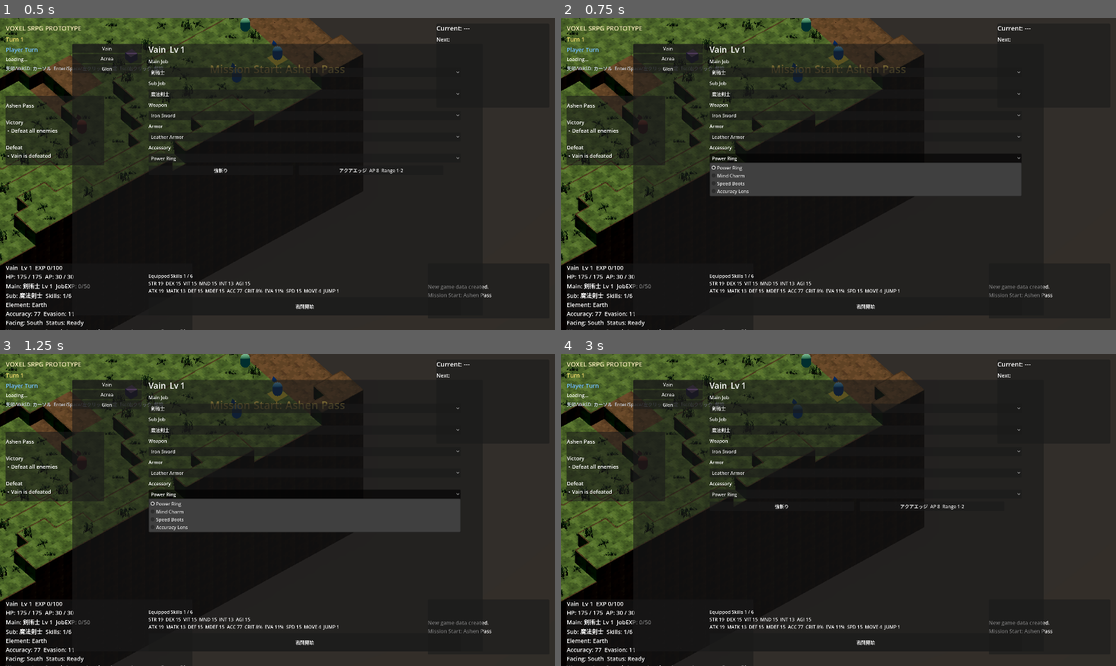
Above: before the commit, frames 1-4 (two rows, left to right).
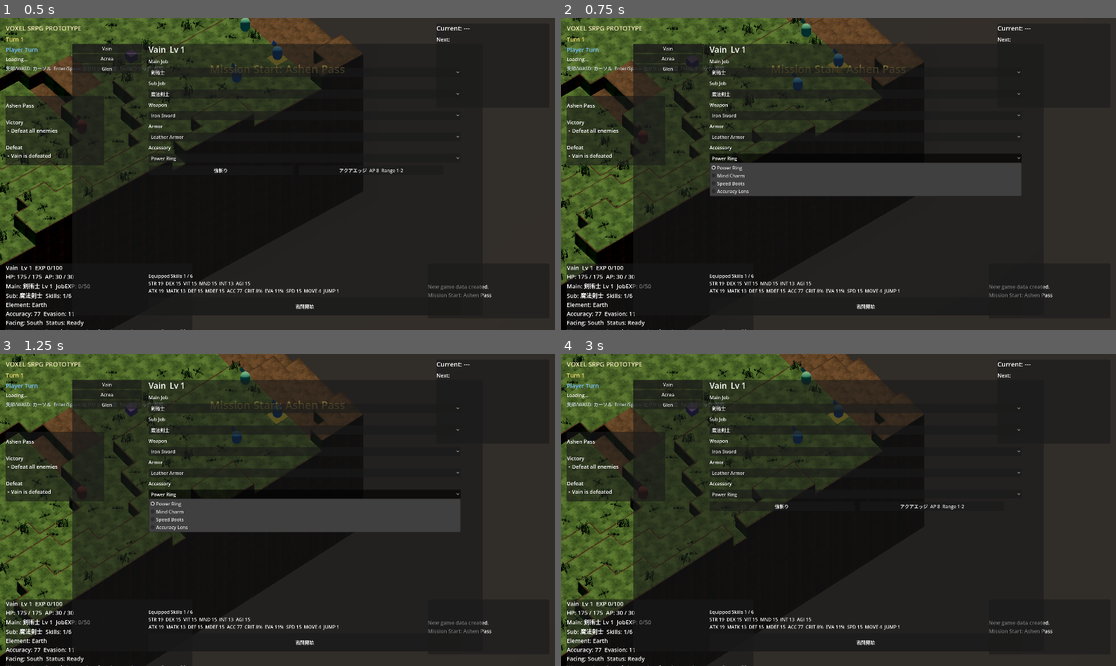
Above: after the commit, the same moments.

Repository: nomtan/srpg-test2
Game: Godot game, scene res://Main.tscn
Same seed, same stepped clock (60 frames per second), same inputs: the game is played once before the commit and once after it.
Inputs (mouse positions are in pixels of both pictures, inside the frame that each line leads up to):
- Up to frame 1 (0.5 s): no input
- Up to frame 2 (0.75 s): tap Enter (ui_accept) at 0.5 s; move the mouse to (960, 158) at 0.52 s; hold Right (ui_right) from 0.53 s (still down); tap R at 0.6 s; click (960, 158) at 0.67 s
- Up to frame 3 (1.25 s): keep holding Right (ui_right); tap Enter (ui_accept) at 0.77 s; tap F at 0.8 s
- Up to frame 4 (3 s): release Right (ui_right) at 1.25 s; tap Enter (ui_accept) at 1.25, 2, 2.75 s; drag from (727, 525) to (810, 572) at 1.27 s; move the mouse to (894, 441) at 2.02 s; hold Right (ui_right) 2.03-2.75 s; tap Q at 2.1 s; tap E at 2.3 s; drag from (810, 572) to (672, 463) at 2.77 s

Frame 1 is identical in both runs. In frame 2, 7.1% of the frame differs, in the area x 0-66%, y 0-86%; in frame 3, 12%; in frame 4, 12%, in the area x 0-66%, y 0-97%.

Commit message:
[mod] camera

Diff:
--- a/scripts/battle/battle_cursor.gd
+++ b/scripts/battle/battle_cursor.gd
@@ -74,7 +74,7 @@
 			_update_from_mouse(event.position)
 		return
 
-	# Q/E rotate the quarter view even while cursor actions are disabled.
+	# Q/E orbit horizontally; R/F raise and lower the viewing angle.
 	if _is_key(event, KEY_Q):
 		if camera_controller:
 			camera_controller.rotate_view(-1)
@@ -83,6 +83,16 @@
 	elif _is_key(event, KEY_E):
 		if camera_controller:
 			camera_controller.rotate_view(1)
+			get_viewport().set_input_as_handled()
+		return
+	elif _is_key(event, KEY_R):
+		if camera_controller:
+			camera_controller.tilt_view(1)
+			get_viewport().set_input_as_handled()
+		return
+	elif _is_key(event, KEY_F):
+		if camera_controller:
+			camera_controller.tilt_view(-1)
 			get_viewport().set_input_as_handled()
 		return
 
--- a/scripts/camera/camera_controller.gd
+++ b/scripts/camera/camera_controller.gd
@@ -7,6 +7,10 @@
 var focus_offset := Vector3(30.0, 46.8, -38.0)
 var focus_target := Vector3.ZERO
 var rotation_tween: Tween
+
+const TILT_STEP_DEGREES := 10.0
+const MIN_ELEVATION_DEGREES := 20.0
+const MAX_ELEVATION_DEGREES := 75.0
 
 
 func setup() -> Camera3D:
@@ -52,25 +56,57 @@
 func rotate_view(direction: int) -> void:
 	if not camera or direction == 0:
 		return
+	var start_offset := camera.position - focus_target
+	var angle := deg_to_rad(90.0 * float(direction))
+	var target_offset := start_offset.rotated(Vector3.UP, angle)
+	_start_orbit_tween(start_offset, target_offset)
+
+
+func tilt_view(direction: int) -> void:
+	if not camera or direction == 0:
+		return
+	var start_offset := camera.position - focus_target
+	var horizontal := Vector2(start_offset.x, start_offset.z)
+	if horizontal.is_zero_approx():
+		return
+	var radius := start_offset.length()
+	var elevation := rad_to_deg(atan2(start_offset.y, horizontal.length()))
+	var target_elevation := clampf(
+		elevation + TILT_STEP_DEGREES * float(direction),
+		MIN_ELEVATION_DEGREES,
+		MAX_ELEVATION_DEGREES
+	)
+	if is_equal_approx(target_elevation, elevation):
+		return
+	var elevation_radians := deg_to_rad(target_elevation)
+	var horizontal_direction := horizontal.normalized()
+	var horizontal_radius := cos(elevation_radians) * radius
+	var target_offset := Vector3(
+		horizontal_direction.x * horizontal_radius,
+		sin(elevation_radians) * radius,
+		horizontal_direction.y * horizontal_radius
+	)
+	_start_orbit_tween(start_offset, target_offset)
+
+
+func _start_orbit_tween(start_offset: Vector3, target_offset: Vector3) -> void:
 	if rotation_tween and rotation_tween.is_valid():
 		rotation_tween.kill()
-	var start_offset := camera.position - focus_target
-	var angle := deg_to_rad(90.0 * float(direction))
-	focus_offset = start_offset.rotated(Vector3.UP, angle)
+	focus_offset = target_offset
 	rotation_tween = create_tween()
 	rotation_tween.set_trans(Tween.TRANS_CUBIC).set_ease(Tween.EASE_IN_OUT)
 	rotation_tween.tween_method(
-		_apply_orbit_rotation.bind(start_offset, focus_target),
-		0.0,
-		angle,
+		_apply_orbit_offset.bind(focus_target),
+		start_offset,
+		target_offset,
 		0.3
 	)
 
 
-func _apply_orbit_rotation(angle: float, start_offset: Vector3, target: Vector3) -> void:
+func _apply_orbit_offset(offset: Vector3, target: Vector3) -> void:
 	if not camera:
 		return
-	camera.position = target + start_offset.rotated(Vector3.UP, angle)
+	camera.position = target + offset
 	camera.look_at(target, Vector3.UP)
 
 
--- a/scripts/map/showcase_map.gd
+++ b/scripts/map/showcase_map.gd
@@ -177,6 +177,12 @@
 			KEY_E:
 				camera_controller.rotate_view(1)
 				return
+			KEY_R:
+				camera_controller.tilt_view(1)
+				return
+			KEY_F:
+				camera_controller.tilt_view(-1)
+				return
 			_: return
 		get_viewport().set_input_as_handled()
 		return
